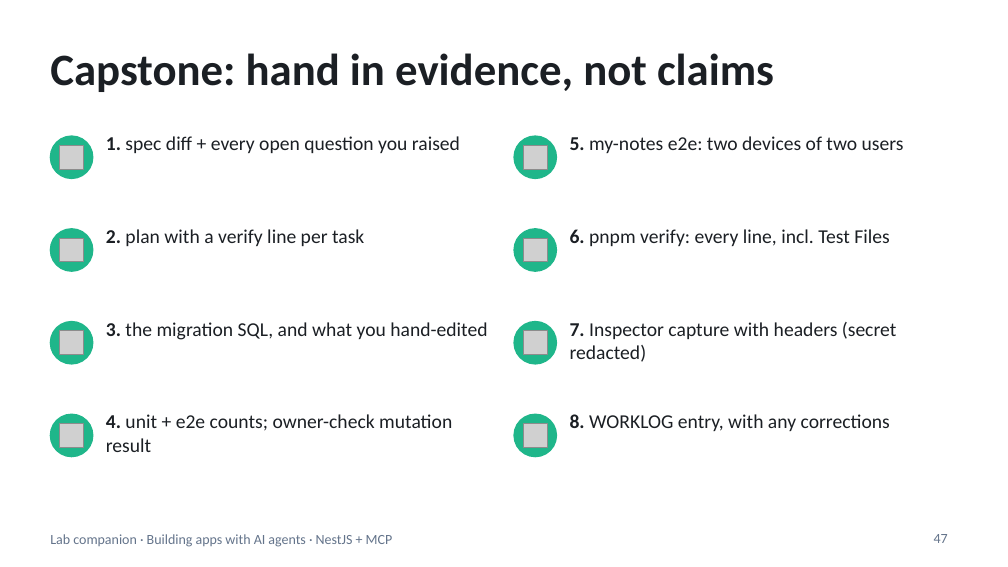
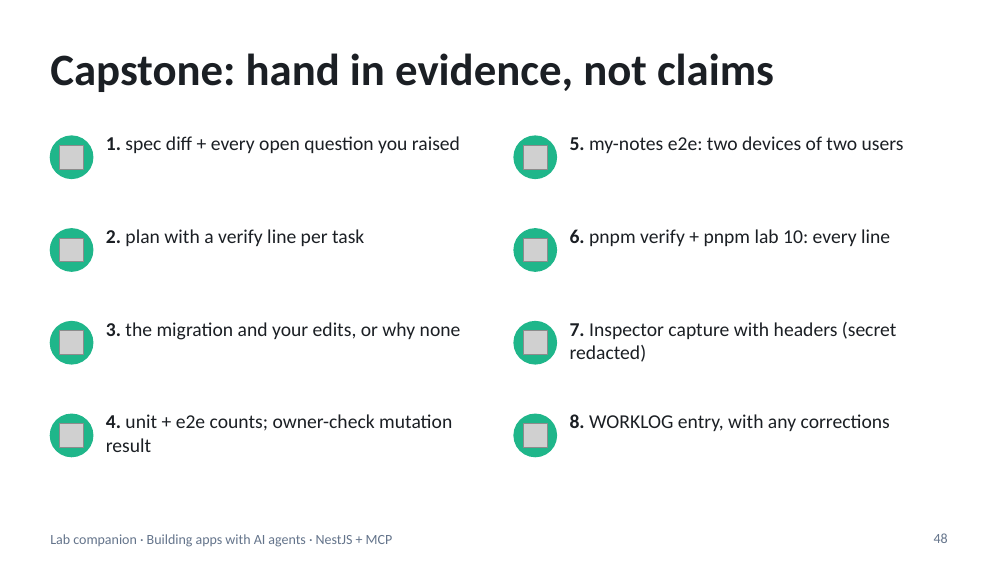
Before and after one commit to blazaga/ai-training-modules, a slide deck: slide 48 of docs/ai-agent-training/slides/lab-companion.pptx (slide 47 before the commit). Drawn at 1008x567 pixels with LibreOffice and Linux fonts; fonts in the diff are those of the drawing; grey boxes stand for pictures. Boxes give left, top, right and bottom in pixels: in the first picture for what was removed or moved away, otherwise in the second. Text is boxed around its words. In the diff, an @@ line names an element or a change of style, - is before the commit and + after.

```diff
--- a/docs/ai-agent-training/slides/lab-companion.pptx
+++ b/docs/ai-agent-training/slides/lab-companion.pptx
@@ text at (570, 229, 890, 246): text changed @@
-6. pnpm verify: every line, incl. Test Files
+6. pnpm verify + pnpm lab 10: every line
@@ text at (106, 322, 461, 340): text changed @@
-3. the migration SQL, and what you hand-edited
+3. the migration and your edits, or why none
@@ page number at (934, 533, 948, 543): text changed @@
-47
+48
```
Also in this commit, not shown: 14 other slides changed, 1 slide added, 36 other files.
